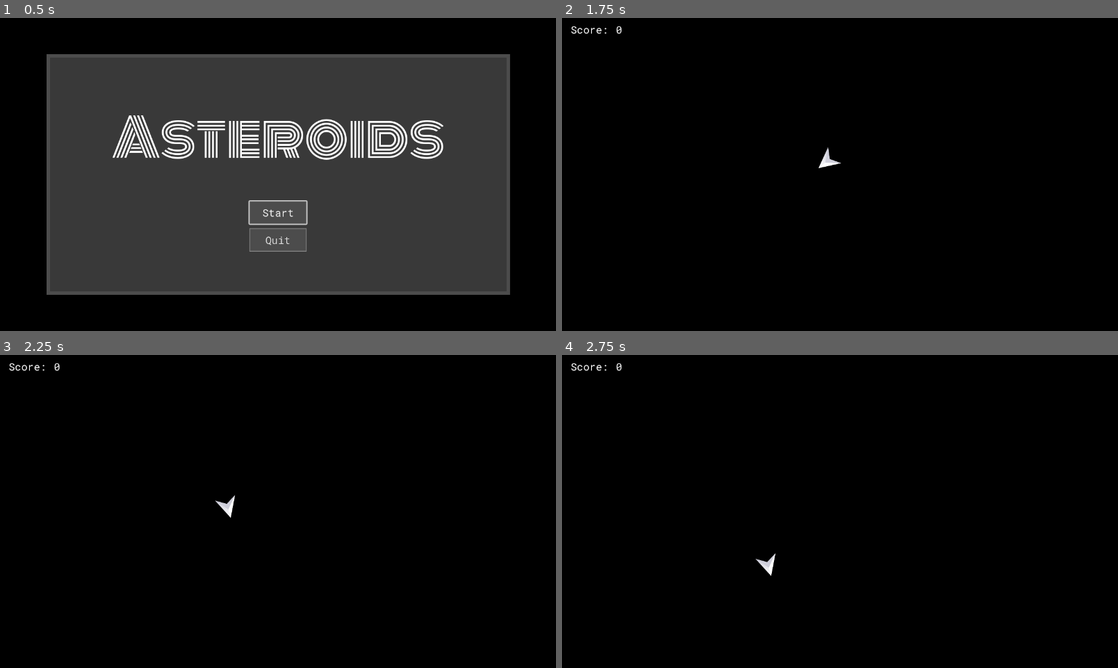
Above: before the commit, frames 1-4 (two rows, left to right).
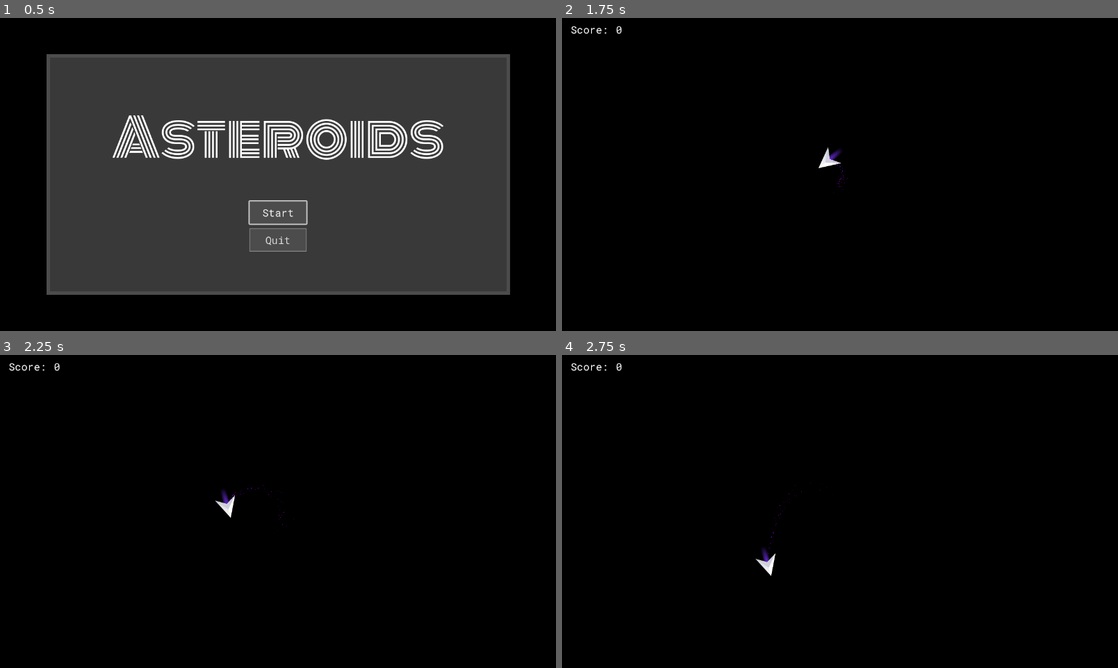
Above: after the commit, the same moments.

Repository: cdhumphreys/asteroids-godot
Game: Godot game, scene res://scenes/game.tscn
Same seed, same stepped clock (60 frames per second), same inputs: the game is played once before the commit and once after it.
Inputs:
- Up to frame 1 (0.5 s): no input
- Up to frame 2 (1.75 s): click "Start" at 0.5 s; tap Enter at 1.25 s; hold W (thrust_forward) from 1.28 s (still down); hold A (rotate_anticlockwise) from 1.28 s (still down)
- Up to frame 3 (2.25 s): keep holding W (thrust_forward); release A (rotate_anticlockwise) at 2.03 s; tap D (rotate_clockwise) at 2.1 s
- Up to frame 4 (2.75 s): keep holding W (thrust_forward)

Frame 1 is identical in both runs. In frame 2, less than 0.1% of the frame differs, in the area x 48-52%, y 41-56%; in frame 3, less than 0.1%; in frame 4, less than 0.1%.

Commit message:
Adding trail effect & particles

Diff:
--- a/scenes/player.tscn
+++ b/scenes/player.tscn
@@ -1,7 +1,40 @@
-[gd_scene load_steps=3 format=3 uid="uid://nklf1vrn55rc"]
+[gd_scene load_steps=11 format=3 uid="uid://nklf1vrn55rc"]
 
 [ext_resource type="Script" uid="uid://7gk5uweie87s" path="res://scripts/player.gd" id="1_g2els"]
 [ext_resource type="Texture2D" uid="uid://wbu84e0p1mh8" path="res://assets/player_ships/ship_F.png" id="2_g2els"]
+[ext_resource type="Texture2D" uid="uid://csgy17gjyr57q" path="res://assets/effects/effect_purple.png" id="3_qhqgy"]
+
+[sub_resource type="Curve" id="Curve_qhqgy"]
+_data = [Vector2(0, 1), 0.0, 0.0, 0, 0, Vector2(1, 0.58597106), 0.0, 0.0, 0, 0]
+point_count = 2
+
+[sub_resource type="CurveTexture" id="CurveTexture_dqkch"]
+curve = SubResource("Curve_qhqgy")
+
+[sub_resource type="Gradient" id="Gradient_qlg0r"]
+offsets = PackedFloat32Array(0, 0.99473685)
+colors = PackedColorArray(0.49803922, 0, 1, 1, 0.9411765, 0, 1, 1)
+
+[sub_resource type="GradientTexture1D" id="GradientTexture1D_tuyoq"]
+gradient = SubResource("Gradient_qlg0r")
+
+[sub_resource type="Curve" id="Curve_fjrip"]
+_data = [Vector2(0, 1), 0.0, 0.0, 0, 0, Vector2(1, 0.48944896), 0.0, 0.0, 0, 0]
+point_count = 2
+
+[sub_resource type="CurveTexture" id="CurveTexture_smehm"]
+curve = SubResource("Curve_fjrip")
+
+[sub_resource type="ParticleProcessMaterial" id="ParticleProcessMaterial_ur7pv"]
+particle_flag_disable_z = true
+direction = Vector3(0, 1, 0)
+spread = 40.0
+initial_velocity_max = 50.0
+gravity = Vector3(0, 0, 0)
+damping_max = 20.0
+scale_curve = SubResource("CurveTexture_smehm")
+color_ramp = SubResource("GradientTexture1D_tuyoq")
+alpha_curve = SubResource("CurveTexture_dqkch")
 
 [node name="Player" type="CharacterBody2D"]
 script = ExtResource("1_g2els")
@@ -20,3 +53,16 @@
 visible = false
 scale = Vector2(0.5, 0.5)
 polygon = PackedVector2Array(-46, 46, 0, -46, 48, 48, 0, 20)
+
+[node name="Trail" type="Sprite2D" parent="."]
+unique_name_in_owner = true
+z_index = -1
+position = Vector2(0, 9)
+scale = Vector2(0.2, 1e-05)
+texture = ExtResource("3_qhqgy")
+offset = Vector2(0, 64)
+
+[node name="GPUParticles2D" type="GPUParticles2D" parent="."]
+position = Vector2(0, 9)
+amount = 100
+process_material = SubResource("ParticleProcessMaterial_ur7pv")
--- a/scripts/player.gd
+++ b/scripts/player.gd
@@ -14,14 +14,20 @@
 
 @onready var gun: Marker2D = $%Marker2D
 @onready var collision_polygon_2d: CollisionPolygon2D = %CollisionPolygon2D
+@onready var trail: Sprite2D = %Trail
 
 @export var shoot_cooldown: float = 1.0
 var can_shoot := true;
 
+var is_thrusting := false
+
 var start_position: Vector2
+var trail_tween := create_tween()
+
 
 func _ready() -> void:
 	start_position = global_position
+
 
 func _physics_process(delta:float):
 	_handle_movement(delta)
@@ -31,6 +37,25 @@
 	if Input.is_action_pressed("shoot"):
 		_try_shoot()
 
+
+func _input(event: InputEvent) -> void:
+	if event.is_action_pressed("thrust_forward"):
+		print("pressed")
+		_reset_tween()
+		trail_tween.set_ease(Tween.EASE_IN).set_trans(Tween.TRANS_CUBIC)
+		trail_tween.tween_property(trail, "scale", Vector2(trail.scale.x, 0.3), 0.3)
+
+	if event.is_action_released("thrust_forward"):
+		print("released")
+		_reset_tween()
+		trail_tween.set_ease(Tween.EASE_OUT).set_trans(Tween.TRANS_CUBIC)
+		trail_tween.tween_property(trail, "scale", Vector2(trail.scale.x, 0), 0.5)
+
+func _reset_tween() -> void:
+	if trail_tween:
+		trail_tween.kill()
+	trail_tween = create_tween()
+
 func _handle_movement(delta:float):
 	input_vector = Vector2(0, Input.get_axis("thrust_forward", "thrust_backward"))
 
@@ -38,6 +63,12 @@
 		rotate(ROTATION_SPEED*delta)
 	if Input.is_action_pressed("rotate_anticlockwise"):
 		rotate(-ROTATION_SPEED * delta)
+
+	if Input.is_action_pressed("thrust_forward"):
+		is_thrusting = true
+
+	if Input.is_action_just_released("thrust_forward"):
+		is_thrusting = false
 
 	velocity += input_vector.rotated(rotation) * ACCELERATION
 	velocity = velocity.limit_length(MAX_SPEED)
